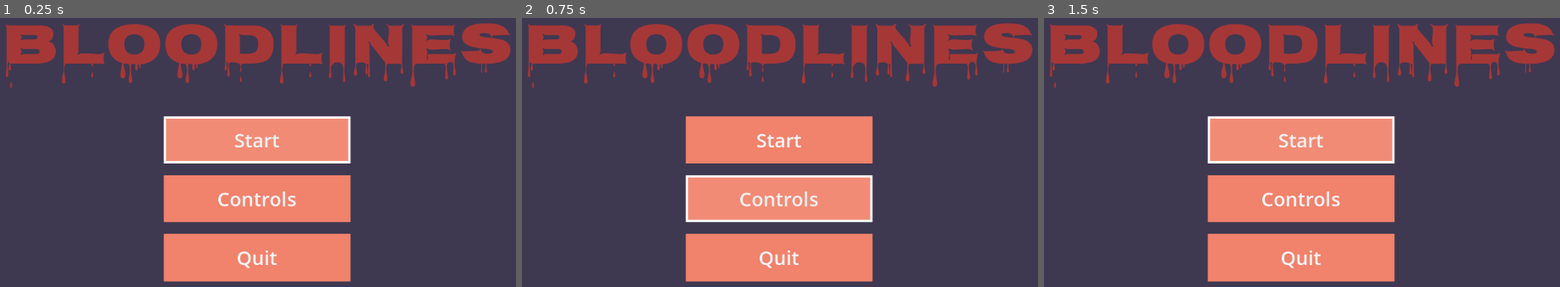
Above: before the commit, frames 1-3 (left to right).
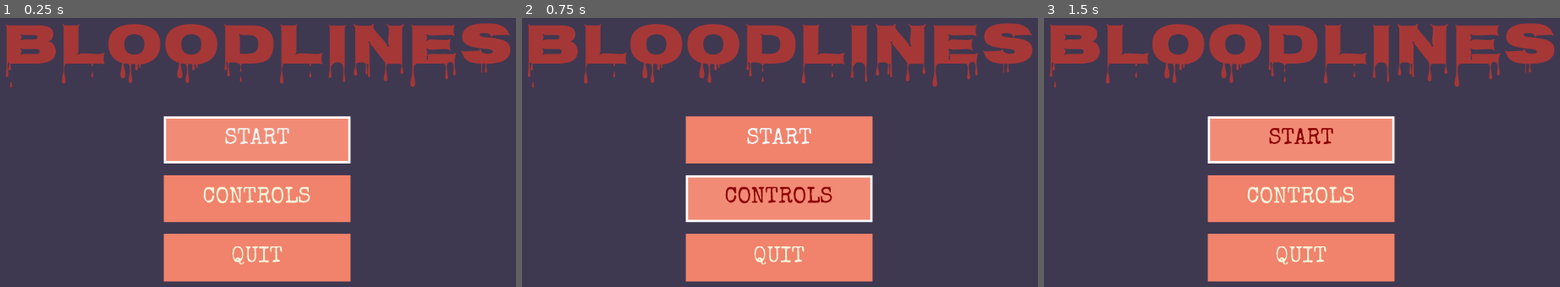
Above: after the commit, the same moments.

Repository: Khuselonditha/truth_and_consequences
Game: Godot game, scene res://Screens/MainMenu/MainMenu.tscn
The game is run twice, just before and just after one commit, with the same random seed, the same clock (stepped at 60 frames per second) and the same inputs.
Inputs:
- Up to frame 1 (0.25 s): no input
- Up to frame 2 (0.75 s): click "Controls" (after the commit: "CONTROLS") at 0.5 s
- Up to frame 3 (1.5 s): click "Start" (after the commit: "START") at 1.25 s

The runs differ from the first frame. In frame 1, 1.6% of the frame differs, in the area x 39-61%, y 40-94%; in frame 2, 1.6%; in frame 3, 1.6%.

Commit message:
After implementing the font to the MainMenu buttons

Diff:
--- a/Screens/MainMenu/MainMenu.tscn
+++ b/Screens/MainMenu/MainMenu.tscn
@@ -1,6 +1,7 @@
-[gd_scene load_steps=8 format=3 uid="uid://b83m0d5hmk8qx"]
+[gd_scene load_steps=9 format=3 uid="uid://b83m0d5hmk8qx"]
 
 [ext_resource type="Script" uid="uid://dpml2dw44cr88" path="res://Screens/MainMenu/MainMenu.gd" id="1_e1qn7"]
+[ext_resource type="FontFile" uid="uid://v6xyfv250fw0" path="res://Interface/Fonts/UIFonts/SpecialElite/SpecialElite-Regular.ttf" id="2_5f575"]
 [ext_resource type="FontFile" uid="uid://6wu4eccuq1hi" path="res://Interface/Fonts/TitleFonts/Nosifer/Nosifer-Regular.ttf" id="3_5f575"]
 
 [sub_resource type="StyleBoxFlat" id="StyleBoxFlat_uemt4"]
@@ -61,33 +62,45 @@
 layout_mode = 2
 size_flags_vertical = 3
 theme_override_colors/font_color = Color(0.968627, 0.964706, 0.980392, 1)
-theme_override_font_sizes/font_size = 33
+theme_override_colors/font_pressed_color = Color(0.4, 0, 0, 1)
+theme_override_colors/font_hover_color = Color(0.54509807, 0, 0, 1)
+theme_override_colors/font_disabled_color = Color(0.4, 0.4, 0.4, 1)
+theme_override_fonts/font = ExtResource("2_5f575")
+theme_override_font_sizes/font_size = 38
 theme_override_styles/normal = SubResource("StyleBoxFlat_uemt4")
 theme_override_styles/pressed = SubResource("StyleBoxFlat_wt72f")
 theme_override_styles/hover = SubResource("StyleBoxFlat_ubikg")
 theme_override_styles/focus = SubResource("StyleBoxFlat_m4i7a")
-text = "Start"
+text = "START"
 
 [node name="ControlsButton" type="Button" parent="VBoxContainer"]
 layout_mode = 2
 size_flags_vertical = 3
-theme_override_colors/font_color = Color(0.968627, 0.964706, 0.980392, 1)
-theme_override_font_sizes/font_size = 33
+theme_override_colors/font_color = Color(0.9607843, 0.9607843, 0.8627451, 1)
+theme_override_colors/font_pressed_color = Color(0.4, 0, 0, 1)
+theme_override_colors/font_hover_color = Color(0.54509807, 0, 0, 1)
+theme_override_colors/font_disabled_color = Color(0.4, 0.4, 0.4, 1)
+theme_override_fonts/font = ExtResource("2_5f575")
+theme_override_font_sizes/font_size = 38
 theme_override_styles/normal = SubResource("StyleBoxFlat_uemt4")
 theme_override_styles/pressed = SubResource("StyleBoxFlat_wt72f")
 theme_override_styles/hover = SubResource("StyleBoxFlat_ubikg")
 theme_override_styles/focus = SubResource("StyleBoxFlat_m4i7a")
-text = "Controls"
+text = "CONTROLS"
 
 [node name="QuitButton" type="Button" parent="VBoxContainer"]
 layout_mode = 2
 size_flags_vertical = 3
-theme_override_colors/font_color = Color(0.968627, 0.964706, 0.980392, 1)
-theme_override_font_sizes/font_size = 33
+theme_override_colors/font_color = Color(0.9607843, 0.9607843, 0.8627451, 1)
+theme_override_colors/font_pressed_color = Color(0.4, 0, 0, 1)
+theme_override_colors/font_hover_color = Color(0.54509807, 0, 0, 1)
+theme_override_colors/font_disabled_color = Color(0.4, 0.4, 0.4, 1)
+theme_override_fonts/font = ExtResource("2_5f575")
+theme_override_font_sizes/font_size = 38
 theme_override_styles/normal = SubResource("StyleBoxFlat_uemt4")
 theme_override_styles/pressed = SubResource("StyleBoxFlat_e8o8j")
 theme_override_styles/hover = SubResource("StyleBoxFlat_ubikg")
-text = "Quit"
+text = "QUIT"
 
 [node name="Label" type="Label" parent="."]
 layout_mode = 1
